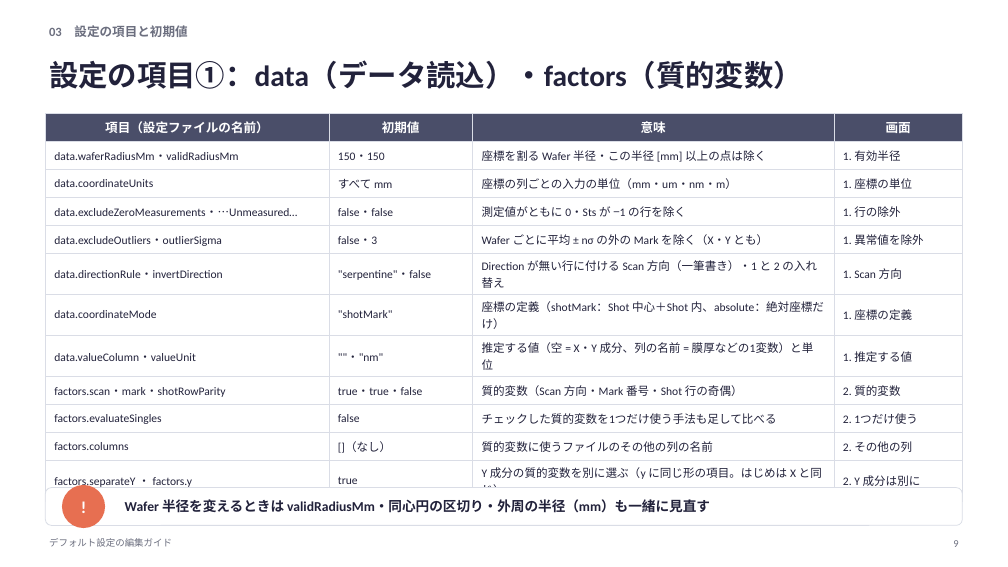
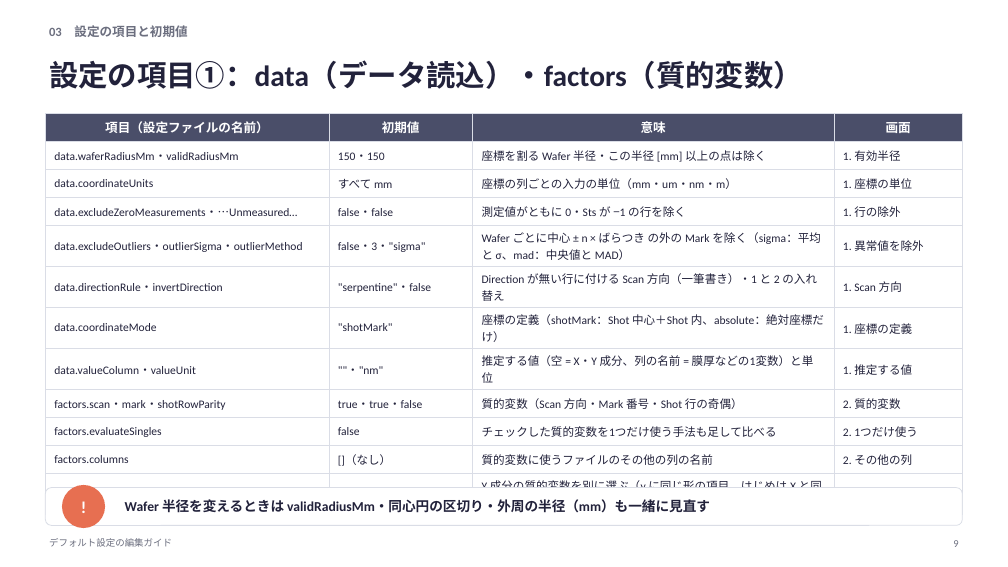
Before and after one commit to rsakamoto-0824/alignment-estimation-benchmark, a slide deck: slide 9 of matlab_app/docs/defaults_guide/デフォルト設定の編集ガイド.pptx. Drawn at 1008x567 pixels with LibreOffice and Linux fonts; fonts in the diff are those of the drawing. Boxes give left, top, right and bottom in pixels: in the first picture for what was removed or moved away, otherwise in the second. Text is boxed around its words. In the diff, an @@ line names an element or a change of style, - is before the commit and + after.

```diff
--- a/matlab_app/docs/defaults_guide/デフォルト設定の編集ガイド.pptx
+++ b/matlab_app/docs/defaults_guide/デフォルト設定の編集ガイド.pptx
@@ table at [45, 113, 963, 515] @@
-row 5: data.excludeOutliers・outlierSigma | false・3 | Wafer ごとに平均 ± nσ の外の Mark を除く（X・Y とも） | 1. 異常値を除外
+row 5: data.excludeOutliers・outlierSigma・outlierMethod | false・3・"sigma" | Wafer ごとに中心 ± n × ばらつき の外の Mark を除く（sigma：平均と σ、mad：中央値と MAD） | 1. 異常値を除外
```
Also in this commit, not shown: 6 other slides changed, 44 other files.
